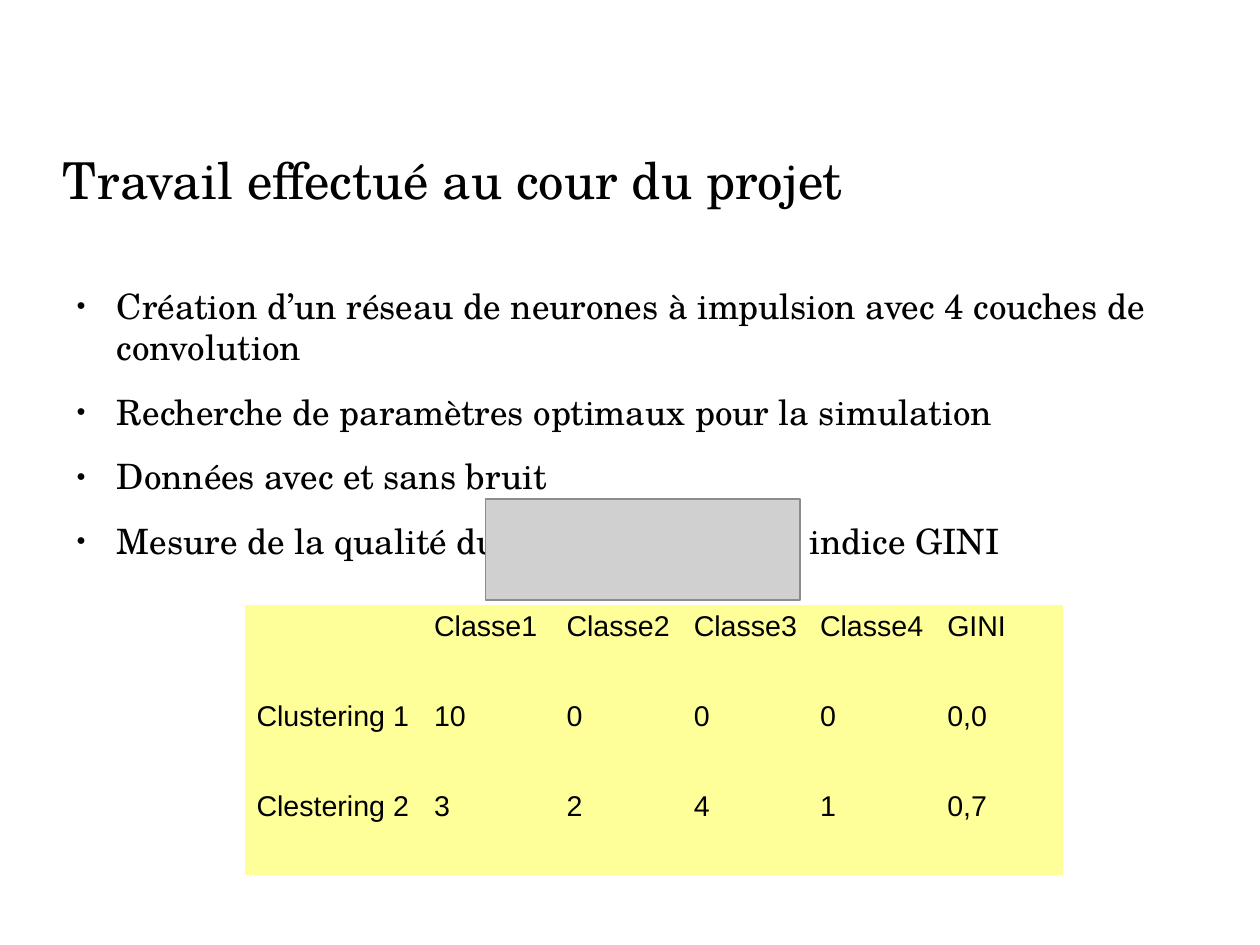
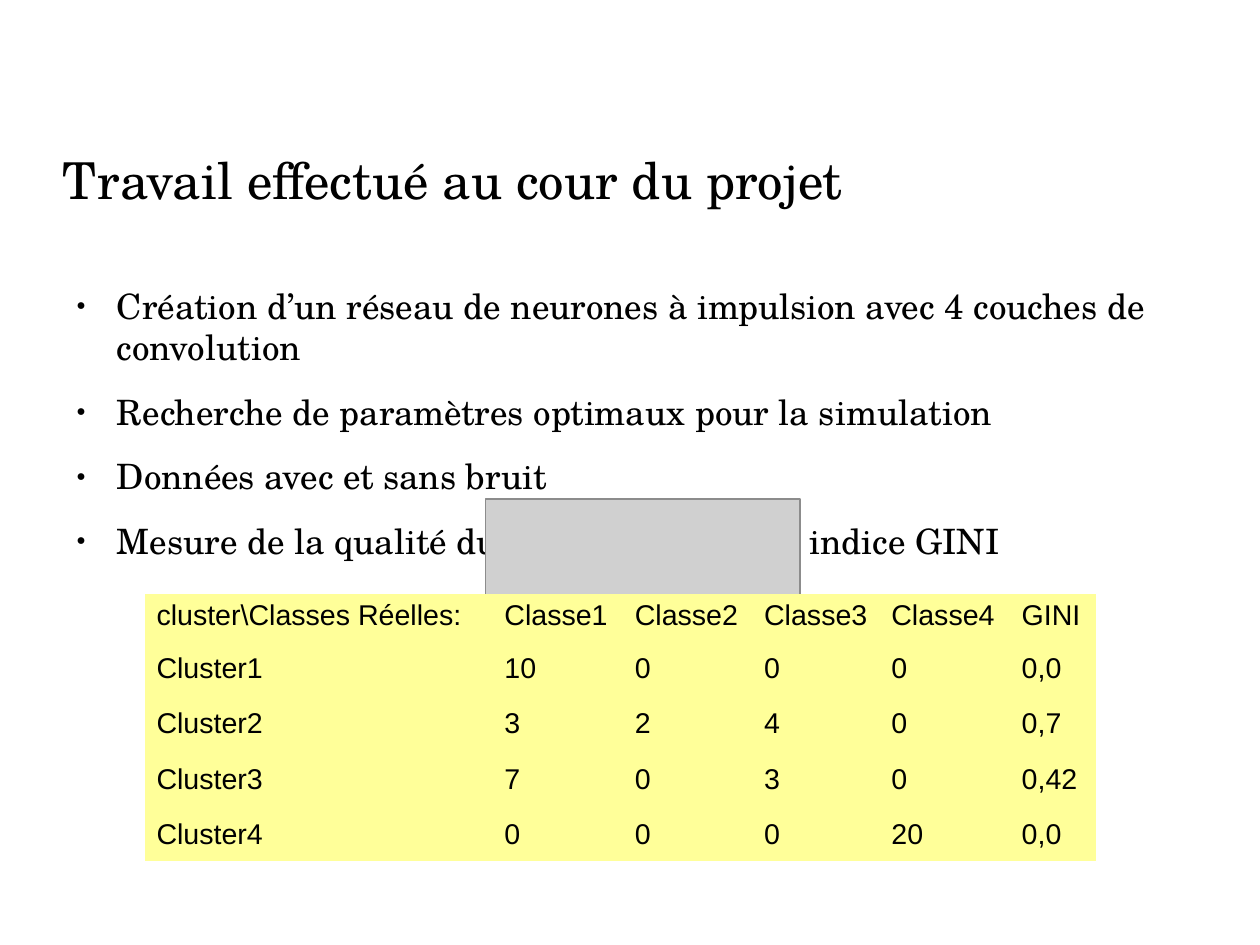
Before and after one commit to HugoBulzomi/SNN_Delay_Learning, a slide deck: slide 8 of DS4H_presentation.odp. Drawn at 1260x945 pixels with LibreOffice and Linux fonts; fonts in the diff are those of the drawing; grey boxes stand for pictures; background and template pictures are left out. Boxes give left, top, right and bottom in pixels: in the first picture for what was removed or moved away, otherwise in the second. Text is boxed around its words. In the diff, an @@ line names an element or a change of style, - is before the commit and + after.

```diff
--- a/DS4H_presentation.odp
+++ b/DS4H_presentation.odp
@@ table at <box>145,595,1095,862</box> @@
-row 1:  | Classe1 | Classe2 | Classe3 | Classe4 | GINI
-row 2: Clustering 1 | 10 | 0 | 0 | 0 | 0,0
-row 3: Clestering 2 | 3 | 2 | 4 | 1 | 0,7
+row 1: cluster\Classes Réelles: | Classe1 | Classe2 | Classe3 | Classe4 | GINI
+row 2: Cluster1 | 10 | 0 | 0 | 0 | 0,0
+row 3: Cluster2 | 3 | 2 | 4 | 0 | 0,7
+row 4: Cluster3 | 7 | 0 | 3 | 0 | 0,42
+row 5: Cluster4 | 0 | 0 | 0 | 20 | 0,0
@@ table: place and size @@
-table at <box>246,605,1062,875</box>
+table at <box>145,595,1095,862</box>
```
Also in this commit, not shown: 5 other slides changed, 1 other file.
